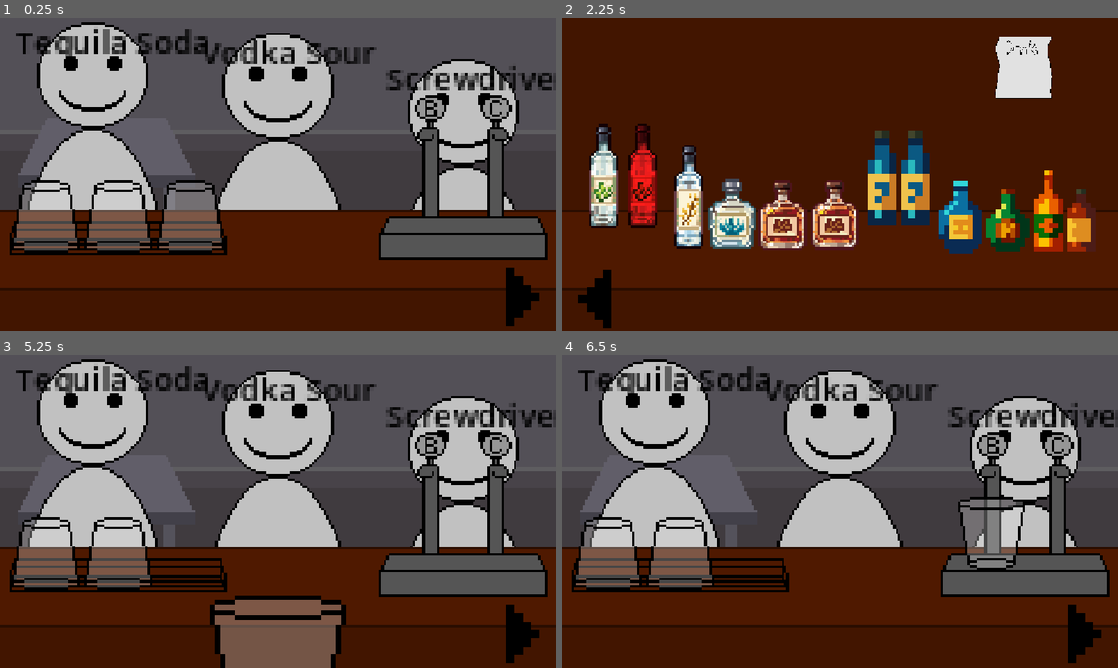
Above: before the commit, frames 1-4 (two rows, left to right).
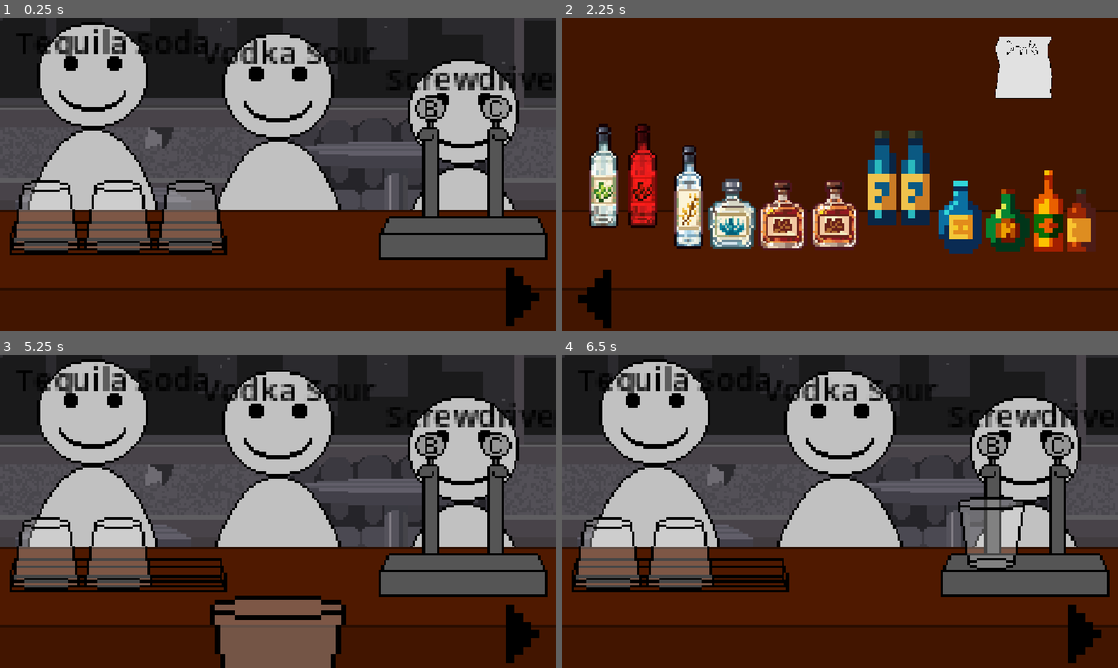
Above: after the commit, the same moments.

Repository: MJw0lf/ShiftGameJam
Game: Godot game, scene res://Scenes/test_scene.tscn
The game is run twice, just before and just after one commit, with the same random seed, the same clock (stepped at 60 frames per second) and the same inputs.
Inputs (mouse positions are in pixels of both pictures, inside the frame that each line leads up to):
- Up to frame 1 (0.25 s): no input
- Up to frame 2 (2.25 s): click (1084, 296) at 0.5 s; click (595, 299) at 1.25 s; click (1084, 296) at 2 s
- Up to frame 3 (5.25 s): click (33, 636) at 2.75 s; click (522, 633) at 3.5 s; click (33, 636) at 4.25 s; tap Enter (ui_accept) at 5 s; move the mouse to (116, 555) at 5.02 s; click (116, 555) at 5.1 s
- Up to frame 4 (6.5 s): tap Enter (ui_accept) at 5.27, 5.75, 6.02 s; move the mouse to (984, 561) at 5.77 s; click (984, 561) at 5.85 s

The runs differ from the first frame. In frame 1, 19% of the frame differs, in the area x 0-100%, y 0-62%; in frame 2, nothing differs; in frame 3, 19%; in frame 4, 19%.

Commit message:
updated apprently

Diff:
--- a/Scenes/test_scene.tscn
+++ b/Scenes/test_scene.tscn
@@ -37,7 +37,7 @@
 ignore_camera_scroll = true
 
 [node name="Sprite2D" type="Sprite2D" parent="backgrounds/backgroundLeft" unique_id=2018129644]
-position = Vector2(462.4, 32.399998)
+position = Vector2(461, 52.4)
 texture = ExtResource("3_0g4ye")
 
 [node name="backgroundRight2" type="Sprite2D" parent="backgrounds" unique_id=239861857]
Binary file changed: Textures/objects/background.aseprite
Binary file changed: Textures/objects/background.png
